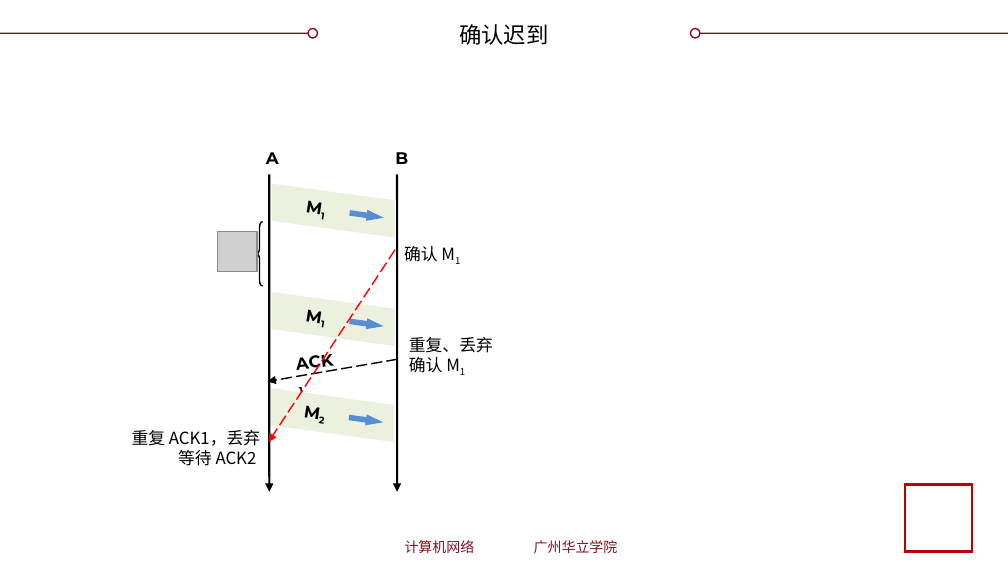
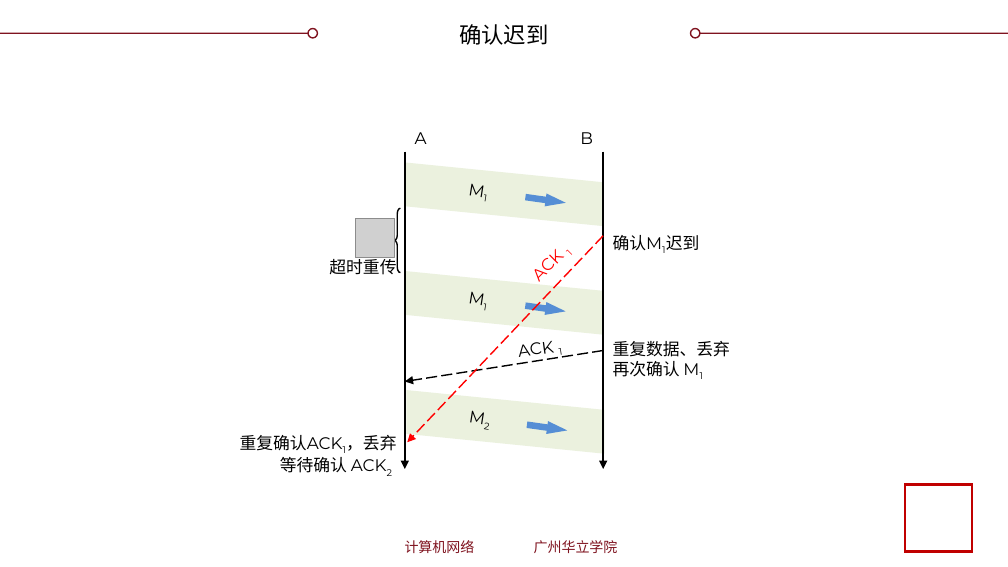
Before and after one commit to glplaman/glplaman.github.io, a slide deck: slide 62 of network/ppt/chap5.pptx. Drawn at 1008x567 pixels with LibreOffice and Linux fonts; fonts in the diff are those of the drawing; grey boxes stand for pictures; background and template pictures are left out. Boxes give left, top, right and bottom in pixels: in the first picture for what was removed or moved away, otherwise in the second. Text is boxed around its words. In the diff, an @@ line names an element or a change of style, - is before the commit and + after.

```diff
--- a/network/ppt/chap5.pptx
+++ b/network/ppt/chap5.pptx
@@ text "A": place and size @@
-text "A" at box(266, 152, 279, 164)
+text "A" at box(415, 132, 427, 144)
@@ text "A" at box(415, 132, 427, 144): bold off @@
@@ text "B" at box(580, 132, 593, 144): bold off @@
@@ text "B": place and size @@
-text "B" at box(395, 152, 408, 164)
+text "B" at box(580, 132, 593, 144)
@@ arrow moved from (397, 174) - (397, 492) to (405, 151) - (405, 469) @@
@@ freeform shape: place and size @@
-freeform shape at box(272, 183, 395, 238)
+freeform shape at box(405, 162, 604, 226)
@@ rectangle "M1": place and size @@
-rectangle "M1" at box(294, 190, 338, 226)
+rectangle "M1" at box(457, 172, 501, 209)
@@ arrow moved from (269, 174) - (269, 492) to (603, 151) - (603, 469) @@
@@ left brace: place and size @@
-left brace at box(256, 222, 262, 286)
+left brace at box(394, 209, 400, 273)
@@ right arrow: place and size @@
-right arrow at box(349, 207, 385, 223)
+right arrow at box(524, 191, 566, 209)
@@ picture: place and size @@
-picture at box(218, 232, 257, 271)
+picture at box(355, 218, 394, 257)
@@ arrow moved from (395, 250) - (268, 443) to (603, 236) - (407, 443) @@
@@ text at box(613, 235, 663, 251): text changed; font Noto Sans CJK SC to Montserrat @@
-确认 M1
+确认M1迟到
@@ text added at box(329, 256, 396, 275), 12 pt, text #000000 @@
+超时重传
@@ freeform shape: place and size @@
-freeform shape at box(272, 292, 395, 347)
+freeform shape at box(405, 271, 604, 335)
@@ bold off; alignment left to centre; fill none to #EBF1DE in 3 elements at box(457, 400, 503, 437), box(457, 172, 501, 209), box(457, 280, 501, 316) @@
@@ rectangle "M1": place and size @@
-rectangle "M1" at box(294, 299, 338, 335)
+rectangle "M1" at box(457, 280, 501, 316)
@@ text "ACK 1": place and size @@
-text "ACK 1" at box(297, 351, 334, 395)
+text "ACK 1" at box(519, 341, 562, 361)
@@ text "ACK 1" at box(519, 341, 562, 361): bold off; alignment left to centre @@
@@ right arrow: place and size @@
-right arrow at box(349, 316, 385, 332)
+right arrow at box(524, 300, 566, 318)
@@ arrow moved from (397, 359) - (267, 381) to (603, 351) - (405, 381) @@
@@ text at box(613, 341, 730, 377): text changed; font Noto Sans CJK SC to Montserrat @@
-重复、丢弃
-确认 M1
+重复数据、丢弃
+再次确认 M1
@@ freeform shape: place and size @@
-freeform shape at box(271, 388, 394, 443)
+freeform shape at box(406, 390, 605, 454)
@@ rectangle "M2": place and size @@
-rectangle "M2" at box(292, 394, 339, 431)
+rectangle "M2" at box(457, 400, 503, 437)
@@ right arrow: place and size @@
-right arrow at box(348, 412, 384, 428)
+right arrow at box(526, 419, 568, 437)
@@ text at box(240, 435, 396, 473): text changed; font Noto Sans CJK SC to Montserrat @@
-重复 ACK1，丢弃
-等待 ACK2
+重复确认ACK1，丢弃
+等待确认 ACK2
@@ text added at box(240, 435, 346, 453), 12 pt, text #FF0000 @@
+ACK 1
```
Also in this commit, not shown: 6 other slides changed, 10 other files.
